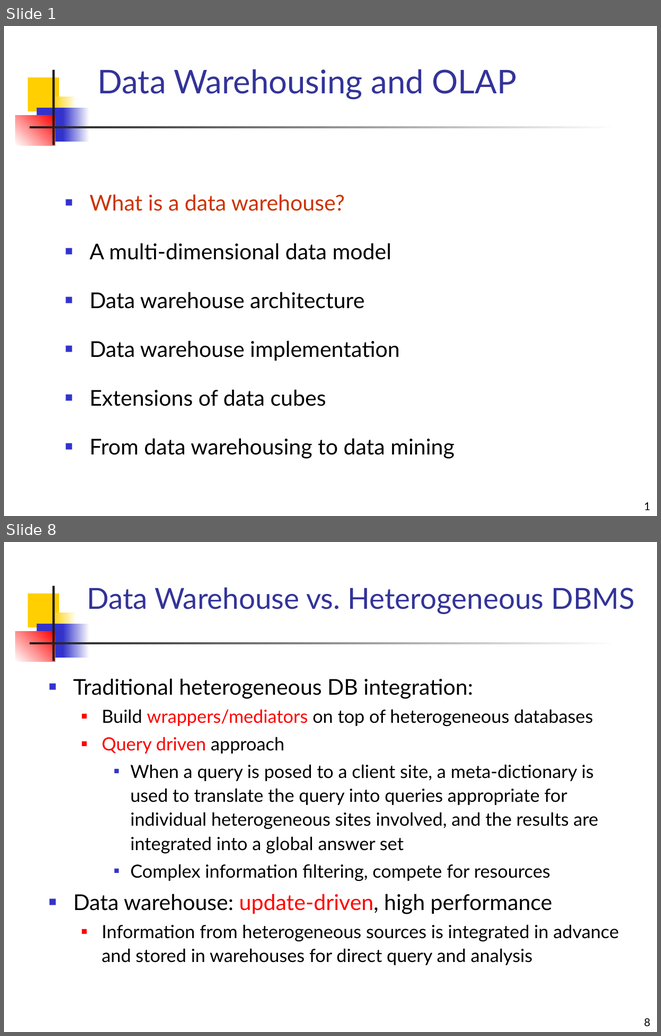
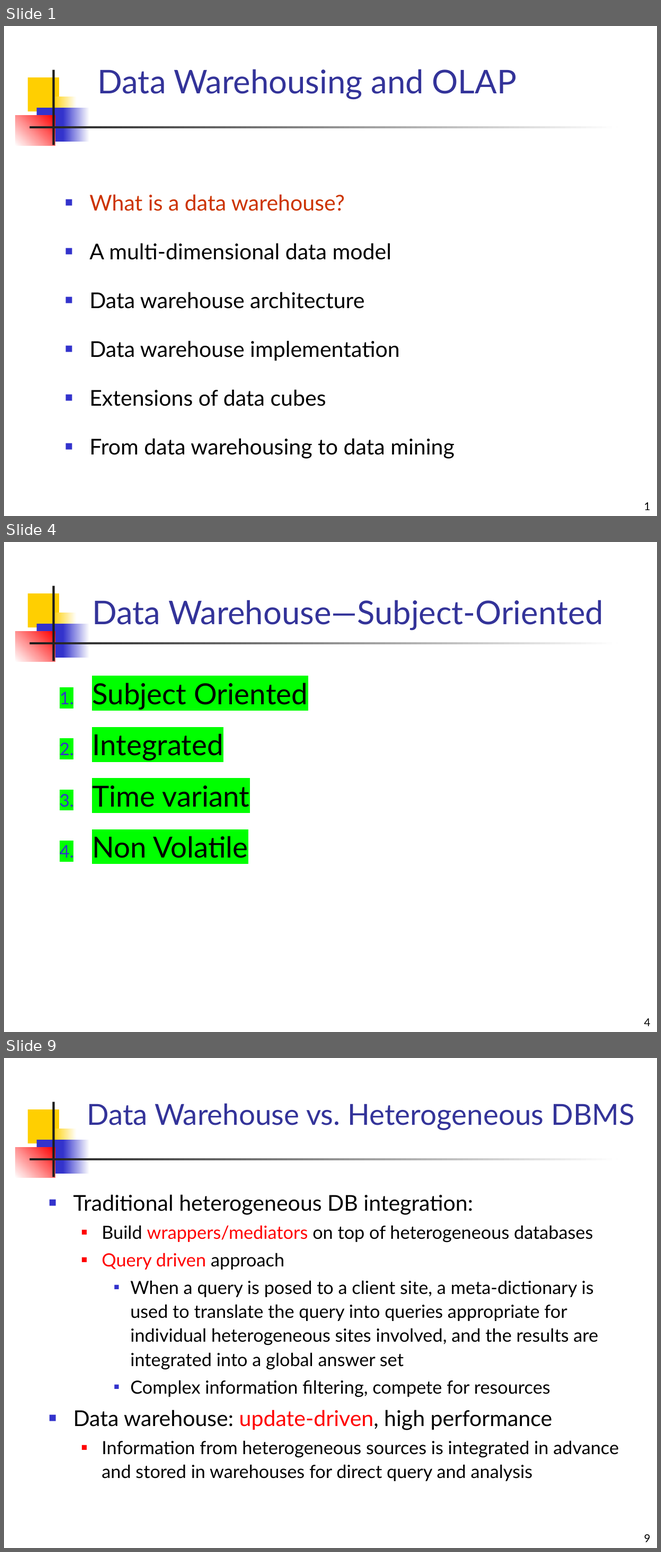
Before and after one commit to mahmoudparsian/data-warehousing-and-business-intelligence, a slide deck: resources/class_lectures/review/introduction_to_data_warehousing.pptx. Shown one above the other, each under a label of ours: slides 1 and 8 before the commit, slides 1, 4 and 9 after it; the slides between them are not shown. The pictures are 661x1036 and 661x1552 pixels, drawn with LibreOffice and Linux fonts; fonts in the diff are those of the drawing. Boxes give left, top, right and bottom in pixels: in the first picture for what was removed or moved away, otherwise in the second. Text is boxed around its words. In the diff, an @@ line names an element or a change of style, - is before the commit and + after.

```diff
--- a/resources/class_lectures/review/introduction_to_data_warehousing.pptx
+++ b/resources/class_lectures/review/introduction_to_data_warehousing.pptx
@@ slide 4 added at box(4, 542, 657, 1032), background #FFFFFF; not listed: 7 template elements that a slide beside it also shows @@
@@ title added at box(92, 600, 603, 630), 36 pt, text #333399 @@
+Data Warehouse—Subject-Oriented
@@ text added at box(92, 682, 308, 858), 32 pt, text #000000 @@
+1. Subject Oriented
+2. Integrated
+3. Time variant
+4. Non Volatile
@@ page number added at box(644, 1018, 651, 1026), 12 pt, text #000000 @@
+4
@@ what was slide 8 is now slide 9 @@
@@ page number at box(644, 1534, 651, 1542): text changed @@
-8
+9
```
Also in this commit, not shown: 8 slides changed, 3 other slides added.
